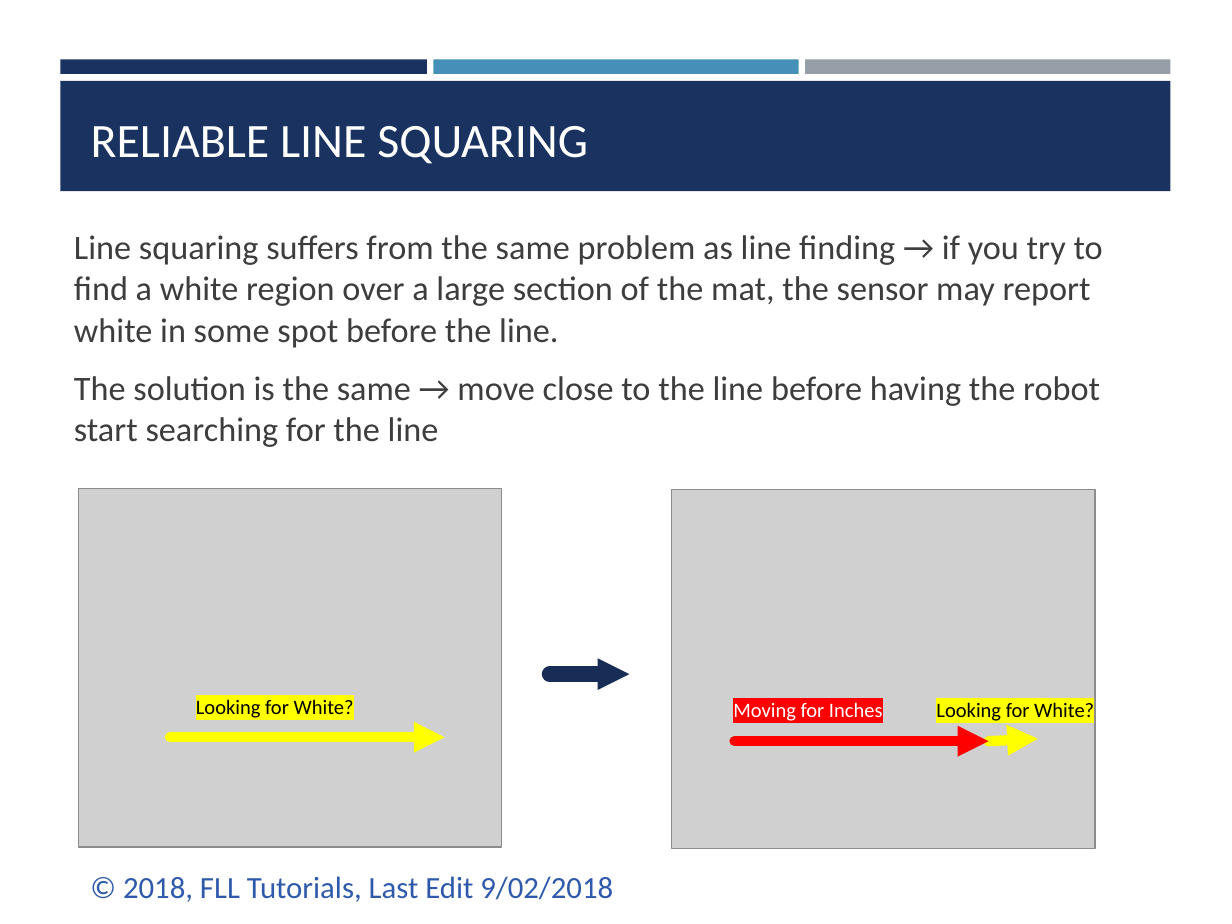
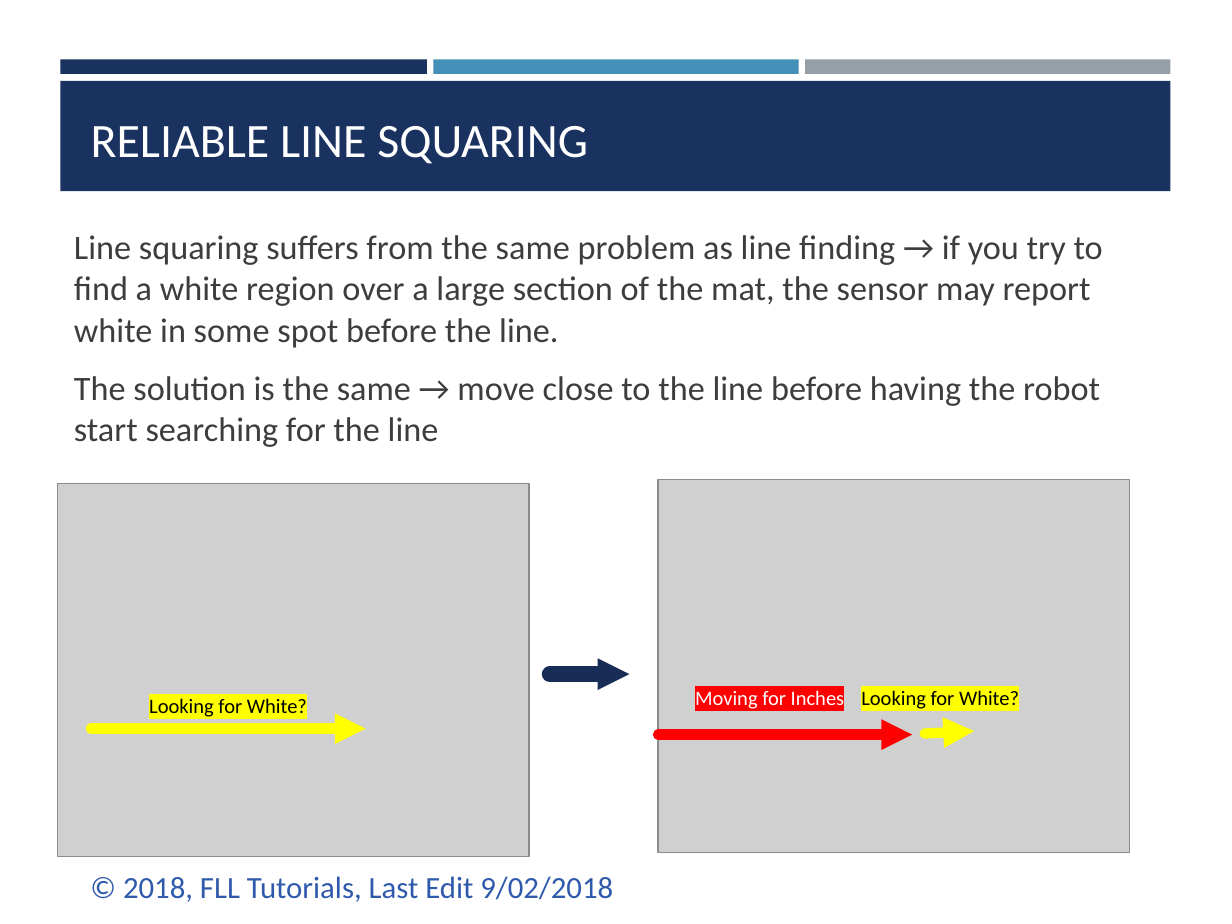
Before and after one commit to ev3lessons/FLL-Tutorials, a slide deck: slide 4 of translations/en-us/RobotGame/AligningOnLines.pptx. Drawn at 1232x924 pixels with LibreOffice and Linux fonts; fonts in the diff are those of the drawing; grey boxes stand for pictures. Boxes give left, top, right and bottom in pixels: in the first picture for what was removed or moved away, otherwise in the second. Text is boxed around its words. In the diff, an @@ line names an element or a change of style, - is before the commit and + after.

```diff
--- a/translations/en-us/RobotGame/AligningOnLines.pptx
+++ b/translations/en-us/RobotGame/AligningOnLines.pptx
@@ picture: place and size @@
-picture at <box>671,489,1095,848</box>
+picture at <box>658,479,1130,853</box>
@@ picture: place and size @@
-picture at <box>79,488,503,846</box>
+picture at <box>58,484,530,857</box>
@@ text "Looking for White?": place and size @@
-text "Looking for White?" at <box>196,699,354,718</box>
+text "Looking for White?" at <box>149,698,307,717</box>
@@ text "Moving for Inches" rewrapped from <box>733,702,883,721</box> to <box>695,688,845,711</box> @@
@@ text "Looking for White?": place and size @@
-text "Looking for White?" at <box>936,702,1094,721</box>
+text "Looking for White?" at <box>861,690,1019,709</box>
@@ arrow moved from (170, 737) - (445, 737) to (91, 728) - (366, 728) @@
@@ arrow moved from (734, 742) - (988, 742) to (658, 734) - (912, 734) @@
@@ arrow moved from (988, 742) - (1039, 739) to (925, 733) - (975, 731) @@
```
Also in this commit, not shown: 1 other slide changed, 13 other files.
